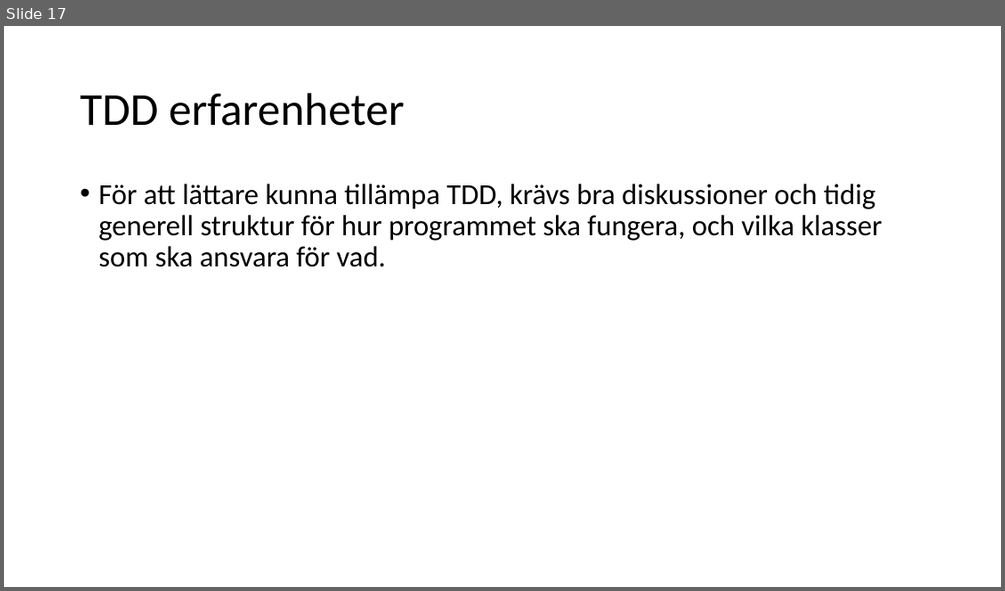
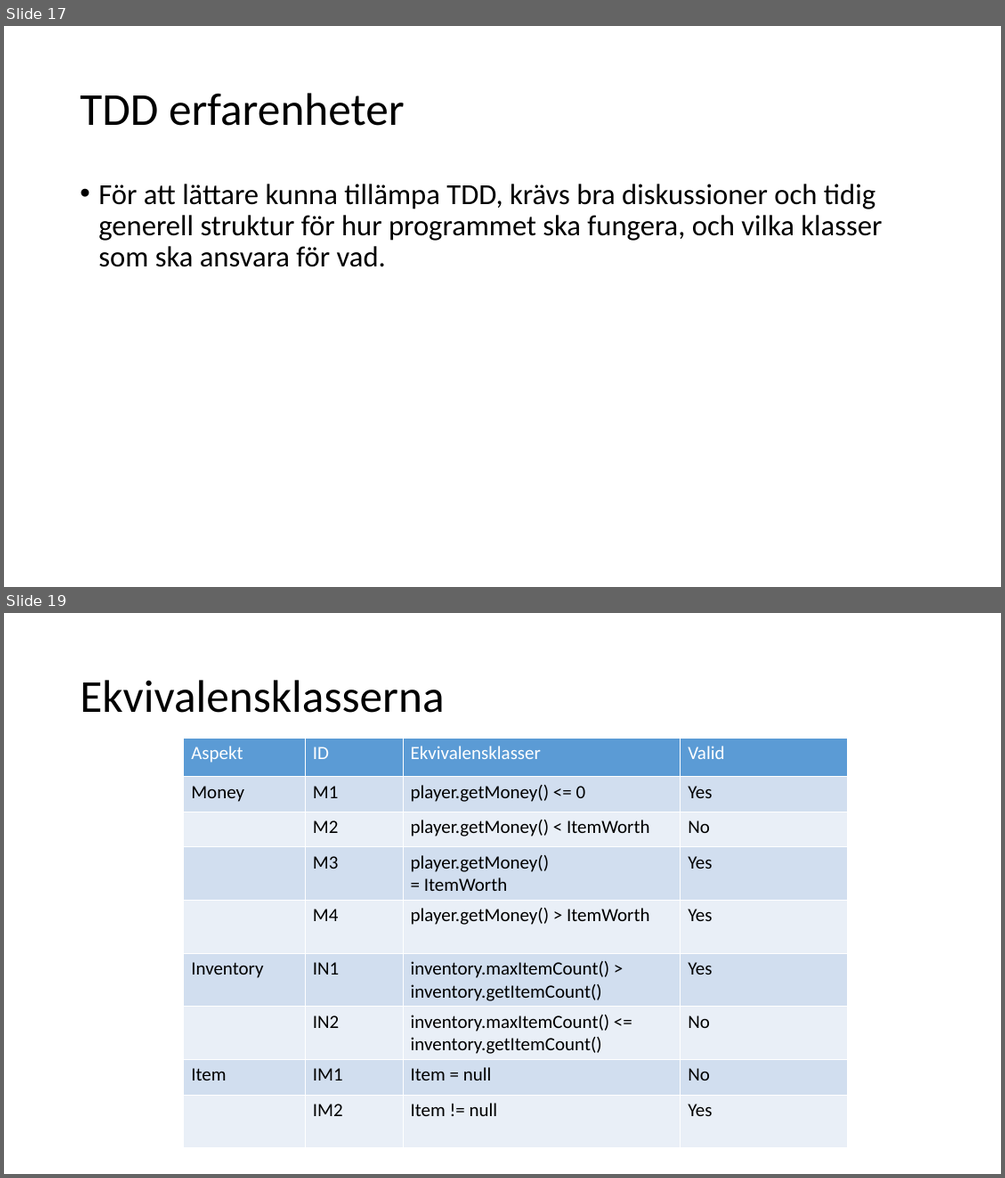
Before and after one commit to knopp10000/Inte_Roligt, a slide deck: slutredovisning.pptx. Shown one above the other, each under a label of ours: slide 17 before the commit, slides 17 and 19 after it; the slides between them are not shown. The pictures are 1005x591 and 1005x1178 pixels, drawn with LibreOffice and Linux fonts; fonts in the diff are those of the drawing. Boxes give left, top, right and bottom in pixels: in the first picture for what was removed or moved away, otherwise in the second. Text is boxed around its words. In the diff, an @@ line names an element or a change of style, - is before the commit and + after.

```diff
--- a/slutredovisning.pptx
+++ b/slutredovisning.pptx
@@ slide 19 added at box(4, 613, 1001, 1174), background #FFFFFF @@
@@ title added at box(80, 680, 444, 713), 44 pt, text #000000 @@
+Ekvivalensklasserna
@@ table added at box(184, 738, 848, 1144), 9 rows, 4 columns @@
+Aspekt | ID | Ekvivalensklasser | Valid
+Money | M1 | player.getMoney() <= 0 | Yes
+ | M2 | player.getMoney() < ItemWorth | No
+ | M3 | player.getMoney() / = ItemWorth | Yes
+ | M4 | player.getMoney() > ItemWorth | Yes
+Inventory | IN1 | inventory.maxItemCount() > inventory.getItemCount() | Yes
+ | IN2 | inventory.maxItemCount() <= inventory.getItemCount() | No
+Item | IM1 | Item = null | No
+ | IM2 | Item != null | Yes
```
Also in this commit, not shown: 4 slides changed, 3 other slides added, 3 slides removed.
